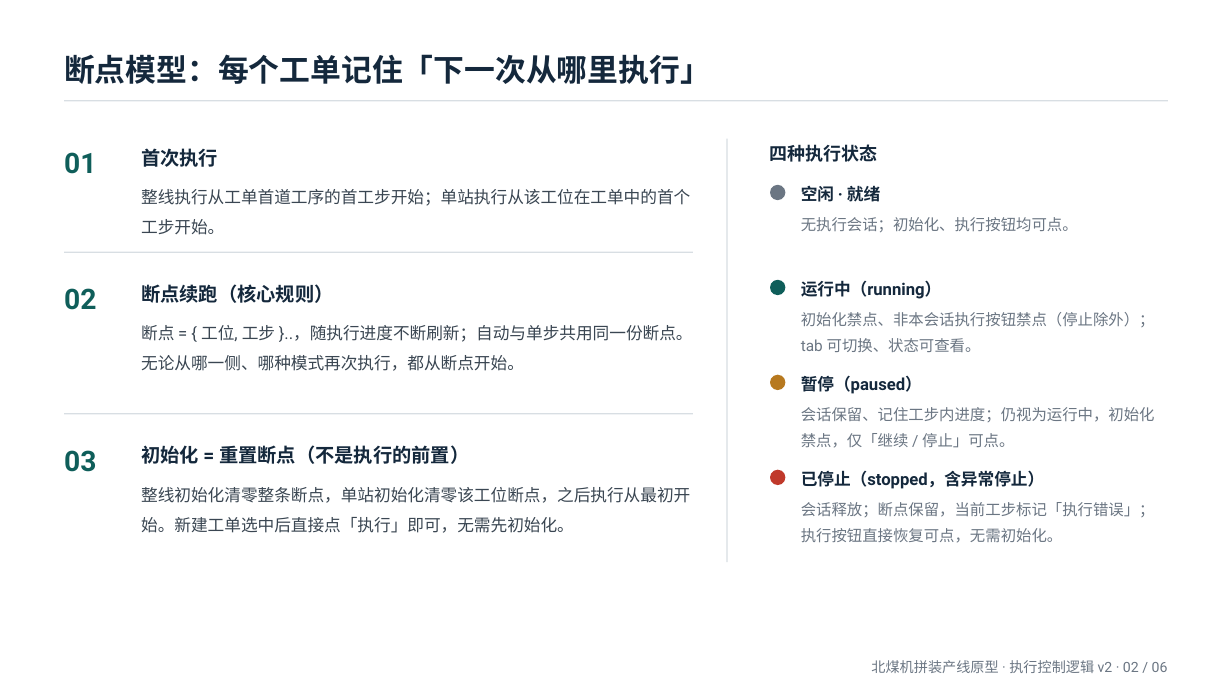
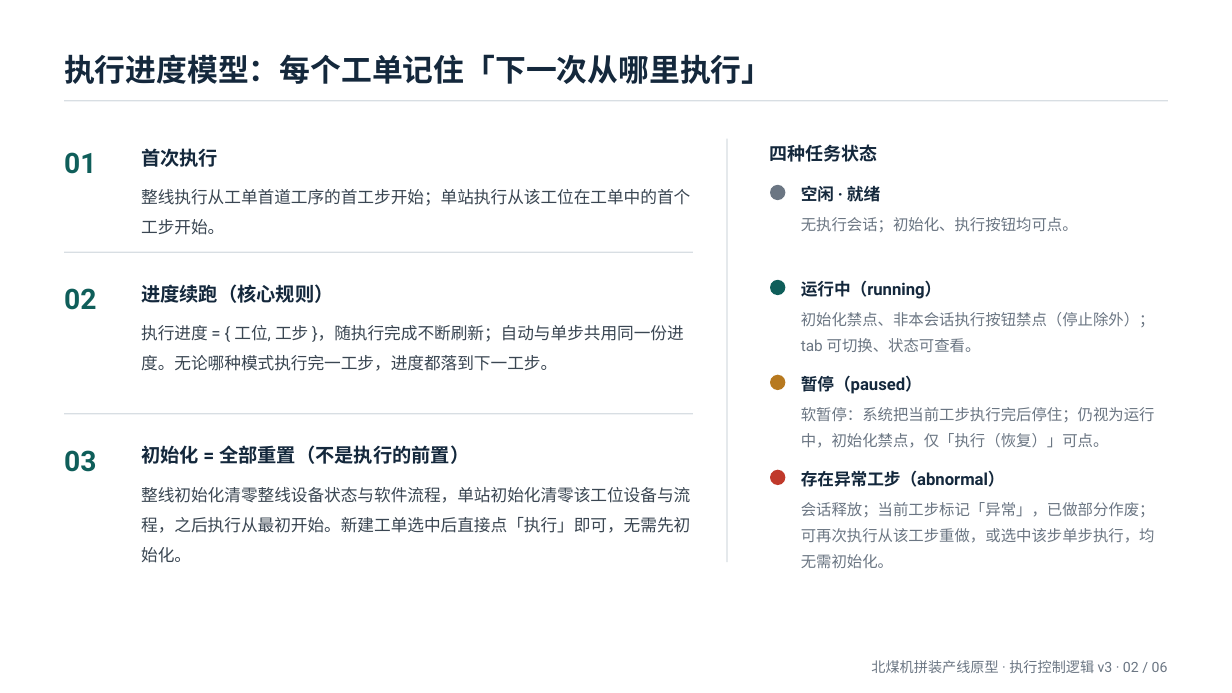
Before and after one commit to chenghe12581-ops/beimei-assembly-line-demo, a slide deck: slide 2 of docs/generated/execution-control-flow/执行按钮逻辑流程图.pptx. Drawn at 1232x693 pixels with LibreOffice and Linux fonts; fonts in the diff are those of the drawing. Boxes give left, top, right and bottom in pixels: in the first picture for what was removed or moved away, otherwise in the second. Text is boxed around its words. In the diff, an @@ line names an element or a change of style, - is before the commit and + after.

Commit message:
执行按钮逻辑 v3：删除停止按钮，执行/暂停两态+软暂停，异常标记中断，单步精简为仅执行工步

```diff
--- a/docs/generated/execution-control-flow/执行按钮逻辑流程图.pptx
+++ b/docs/generated/execution-control-flow/执行按钮逻辑流程图.pptx
@@ text at (64, 54, 772, 84): text changed @@
-断点模型：每个工单记住「下一次从哪里执行」
+执行进度模型：每个工单记住「下一次从哪里执行」
@@ text at (770, 144, 878, 162): text changed @@
-四种执行状态
+四种任务状态
@@ text at (141, 284, 333, 303): text changed @@
-断点续跑（核心规则）
+进度续跑（核心规则）
@@ text at (141, 325, 684, 371): text changed @@
-断点 = { 工位, 工步 }..，随执行进度不断刷新；自动与单步共用同一份断点。无论从哪一侧、哪种模式再次执行，都从断点开始。
+执行进度 = { 工位, 工步 }，随执行完成不断刷新；自动与单步共用同一份进度。无论哪种模式执行完一工步，进度都落到下一工步。
@@ text at (801, 407, 1155, 448): text changed @@
-会话保留、记住工步内进度；仍视为运行中，初始化禁点，仅「继续 / 停止」可点。
+软暂停：系统把当前工步执行完后停住；仍视为运行中，初始化禁点，仅「执行（恢复）」可点。
@@ text at (141, 445, 469, 464): text changed @@
-初始化 = 重置断点（不是执行的前置）
+初始化 = 全部重置（不是执行的前置）
@@ text at (801, 470, 1005, 487): text changed @@
-已停止（stopped，含异常停止）
+存在异常工步（abnormal）
@@ text at (141, 487, 690, 563): text changed @@
-整线初始化清零整条断点，单站初始化清零该工位断点，之后执行从最初开始。新建工单选中后直接点「执行」即可，无需先初始化。
+整线初始化清零整线设备状态与软件流程，单站初始化清零该工位设备与流程，之后执行从最初开始。新建工单选中后直接点「执行」即可，无需先初始化。
@@ text at (801, 502, 1155, 568): text changed @@
-会话释放；断点保留，当前工步标记「执行错误」；执行按钮直接恢复可点，无需初始化。
+会话释放；当前工步标记「异常」，已做部分作废；可再次执行从该工步重做，或选中该步单步执行，均无需初始化。
@@ text at (871, 660, 1168, 673): text changed @@
-北煤机拼装产线原型 · 执行控制逻辑 v2 · 02 / 06
+北煤机拼装产线原型 · 执行控制逻辑 v3 · 02 / 06
```
Also in this commit, not shown: 5 other slides changed, 5 other files.
